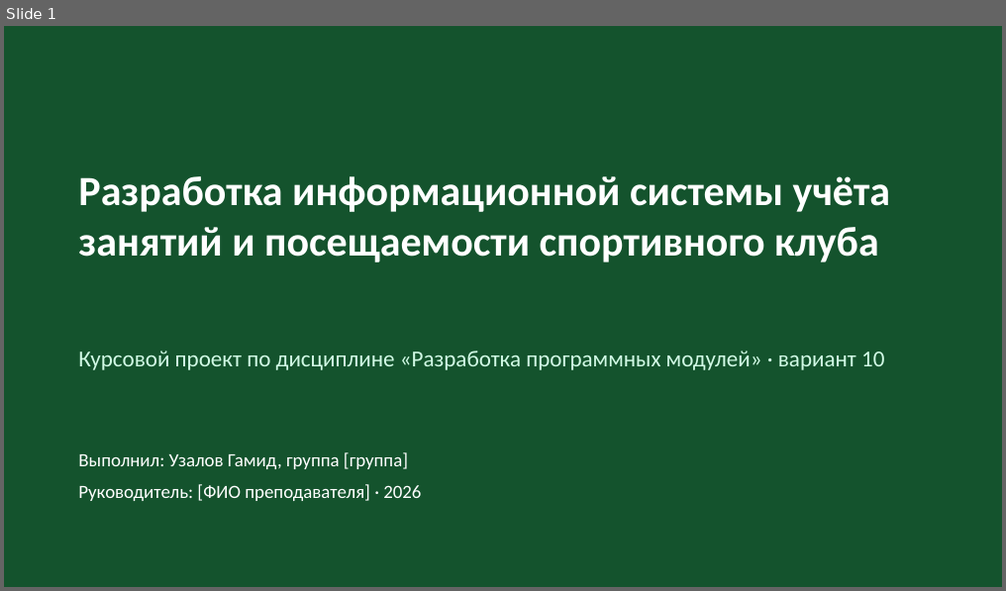
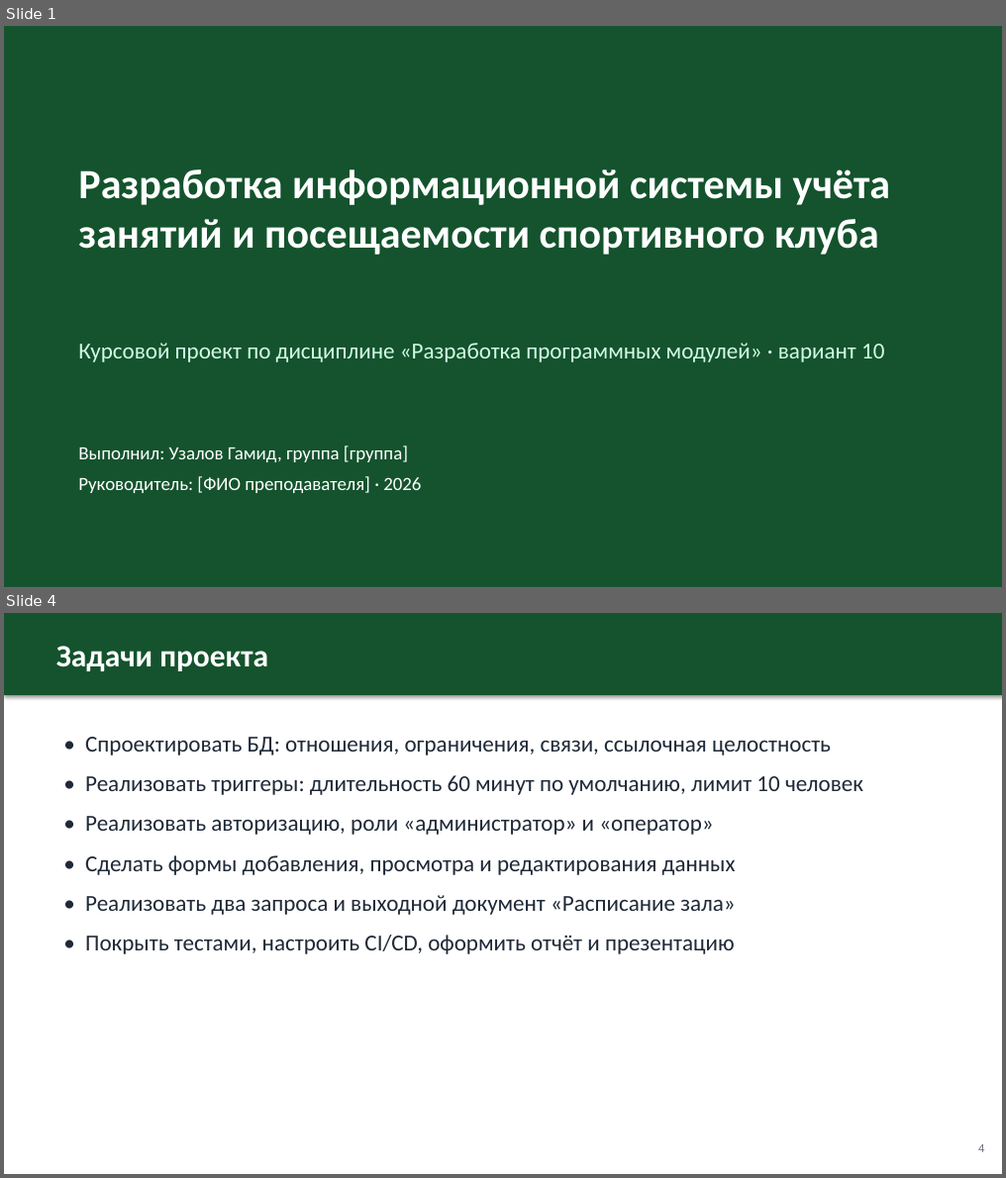
Before and after one commit to Uzalov-Gamid/sport-club, a slide deck: docs/Презентация_Спортивный_клуб.pptx. Shown one above the other, each under a label of ours: slide 1 before the commit, slides 1 and 4 after it; the slides between them are not shown. The pictures are 1006x591 and 1006x1178 pixels, drawn with LibreOffice and Linux fonts; fonts in the diff are those of the drawing. Boxes give left, top, right and bottom in pixels: in the first picture for what was removed or moved away, otherwise in the second. Text is boxed around its words. In the diff, an @@ line names an element or a change of style, - is before the commit and + after.

```diff
--- a/docs/Презентация_Спортивный_клуб.pptx
+++ b/docs/Презентация_Спортивный_клуб.pptx
@@ slide 4 added at [4,613,1002,1174], background #FFFFFF @@
@@ rectangle added at [4,613,1002,695], fill #14532D @@
@@ text added at [56,646,268,671], 30 pt, text #FFFFFF, bold @@
+Задачи проекта
@@ text added at [85,737,863,955], 22 pt, text #1F2937 @@
+• Спроектировать БД: отношения, ограничения, связи, ссылочная целостность
+• Реализовать триггеры: длительность 60 минут по умолчанию, лимит 10 человек
+• Реализовать авторизацию, роли «администратор» и «оператор»
+• Сделать формы добавления, просмотра и редактирования данных
+• Реализовать два запроса и выходной документ «Расписание зала»
+• Покрыть тестами, настроить CI/CD, оформить отчёт и презентацию
@@ text added at [978,1145,984,1153], 12 pt, text #6B7280 @@
+4
@@ slide 1 changed as well @@
@@ text "Разработка информационной системы учёта занятий ...": place and size @@
-text "Разработка информационной системы учёта занятий ..." at [78,176,890,263]
+text "Разработка информационной системы учёта занятий ..." at [78,170,890,255]
@@ text "Курсовой проект по дисциплине «Разработка ...": place and size @@
-text "Курсовой проект по дисциплине «Разработка ..." at [78,351,884,371]
+text "Курсовой проект по дисциплине «Разработка ..." at [78,343,884,363]
@@ text "Выполнил: Узалов Гамид, группа [группа]": place and size @@
-text "Выполнил: Узалов Гамид, группа [группа]" at [78,453,421,501]
+text "Выполнил: Узалов Гамид, группа [группа]" at [78,446,421,493]
```
Also in this commit, not shown: 8 other slides changed, 16 other slides added, 5 slides removed.
